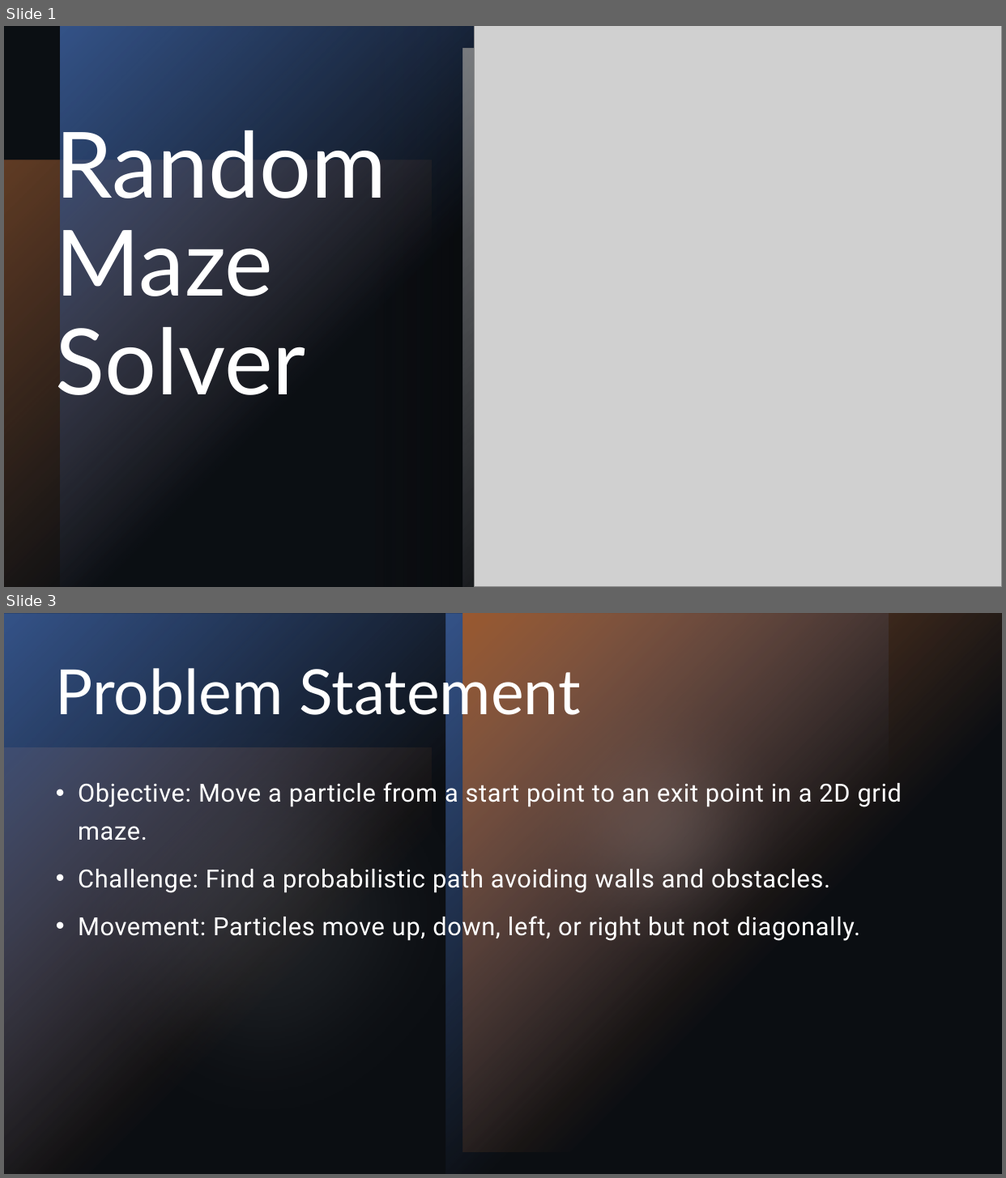
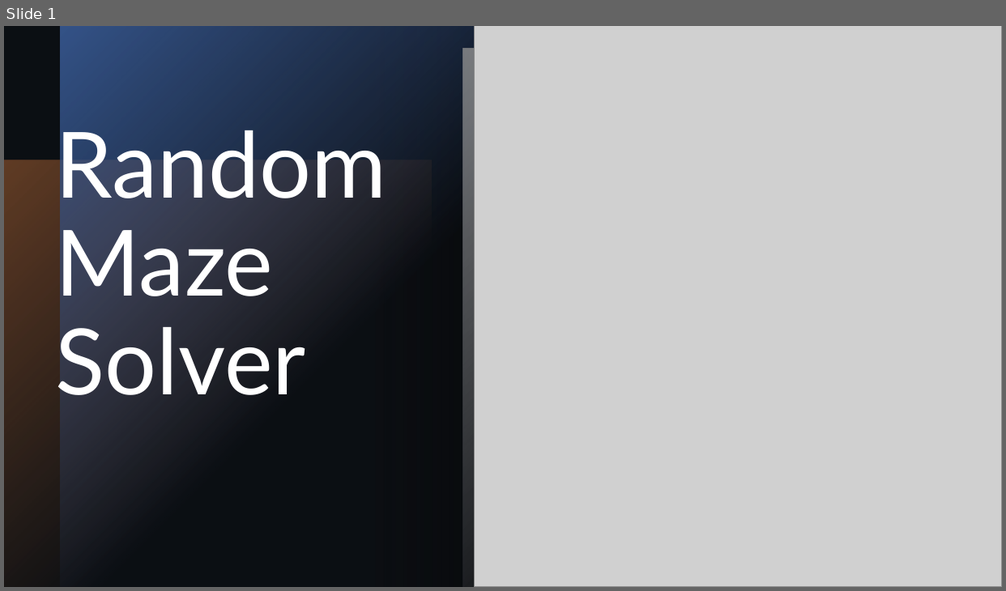
Before and after one commit to R-Marconi01/Maze-Solver, a slide deck: Maze Solver.pptx. Shown one above the other, each under a label of ours: slides 1 and 3 before the commit, slide 1 after it; the slides between them are not shown. The pictures are 1006x1178 and 1006x591 pixels, drawn with LibreOffice and Linux fonts; fonts in the diff are those of the drawing; grey boxes stand for pictures. Boxes give left, top, right and bottom in pixels: in the first picture for what was removed or moved away, otherwise in the second. Text is boxed around its words. In the diff, an @@ line names an element or a change of style, - is before the commit and + after.

```diff
--- a/Maze Solver.pptx
+++ b/Maze Solver.pptx
@@ slide 3 removed at (4,613,1002,1174), background #000000 @@
@@ rectangle removed at (4,613,1002,1174) @@
@@ group removed at (4,613,1002,1174): 4 rectangles, 2 ellipses @@
@@ title removed at (56,661,580,726) @@
-Problem Statement
@@ text removed at (78,780,901,942) @@
-• Objective: Move a particle from a start point to an exit point in a 2D grid maze.
-• Challenge: Find a probabilistic path avoiding walls and obstacles.
-• Movement: Particles move up, down, left, or right but not diagonally.
```
Also in this commit, not shown: 4 slides changed, 4 slides added, 3 other slides removed.
